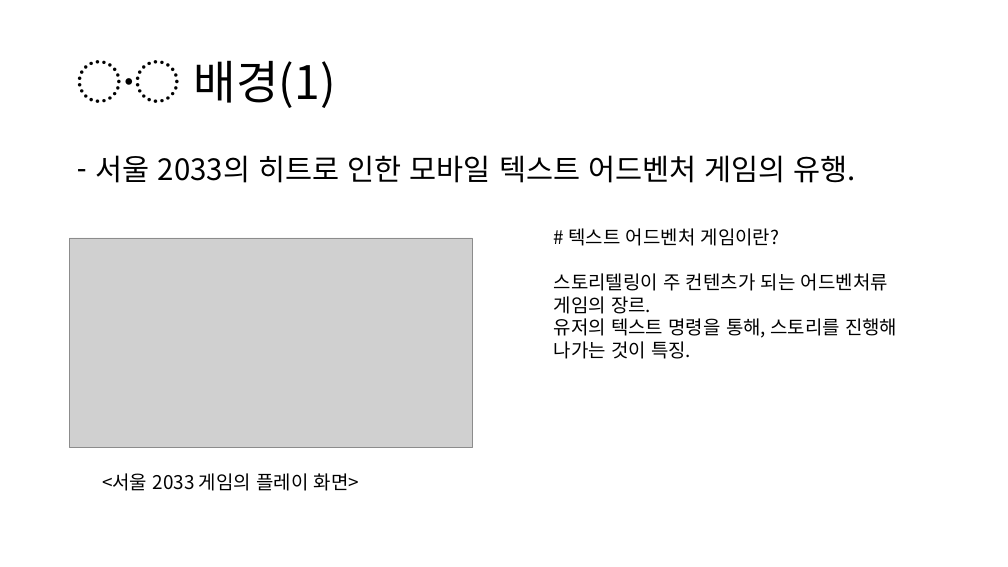
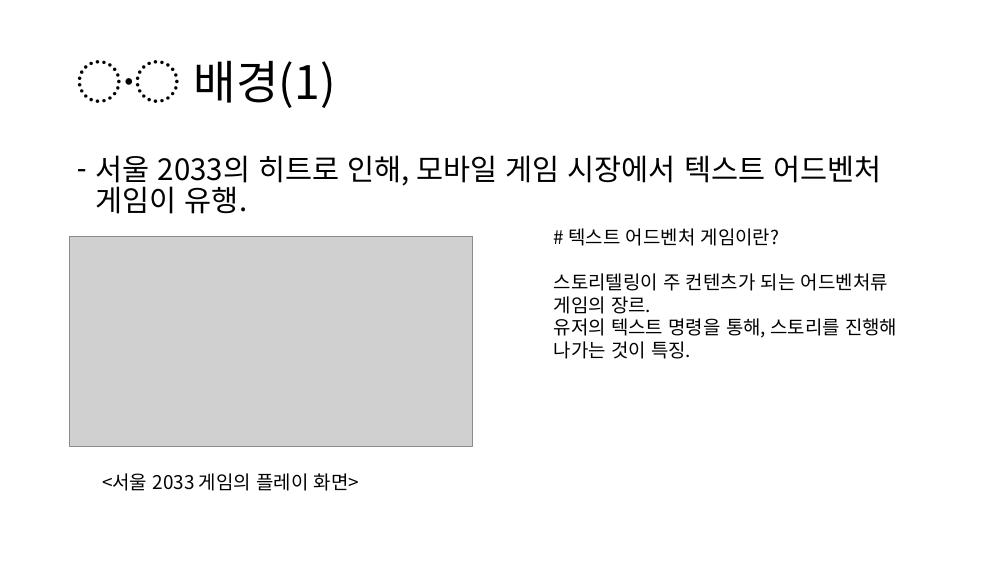
Before and after one commit to OSS-2021-team3/Drawing-Trade, a slide deck: slide 3 of OSS IDEA PROPOSAL.pptx. Drawn at 1008x567 pixels with LibreOffice and Linux fonts; fonts in the diff are those of the drawing; grey boxes stand for pictures. Boxes give left, top, right and bottom in pixels: in the first picture for what was removed or moved away, otherwise in the second. Text is boxed around its words. In the diff, an @@ line names an element or a change of style, - is before the commit and + after.

```diff
--- a/OSS IDEA PROPOSAL.pptx
+++ b/OSS IDEA PROPOSAL.pptx
@@ text at bbox=[96, 155, 881, 214]: text changed @@
-– 서울 2033의 히트로 인한 모바일 텍스트 어드벤처 게임의 유행.
+– 서울 2033의 히트로 인해, 모바일 게임 시장에서 텍스트 어드벤처 게임이 유행.
```
Also in this commit, not shown: 4 other slides changed.
